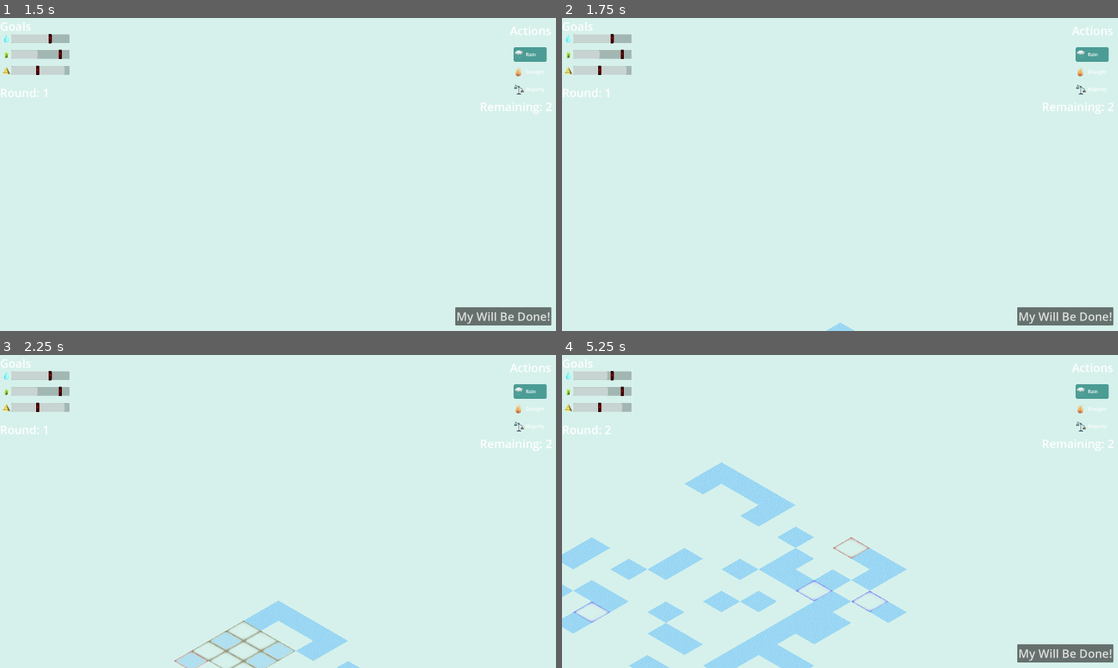
Above: before the commit, frames 1-4 (two rows, left to right).
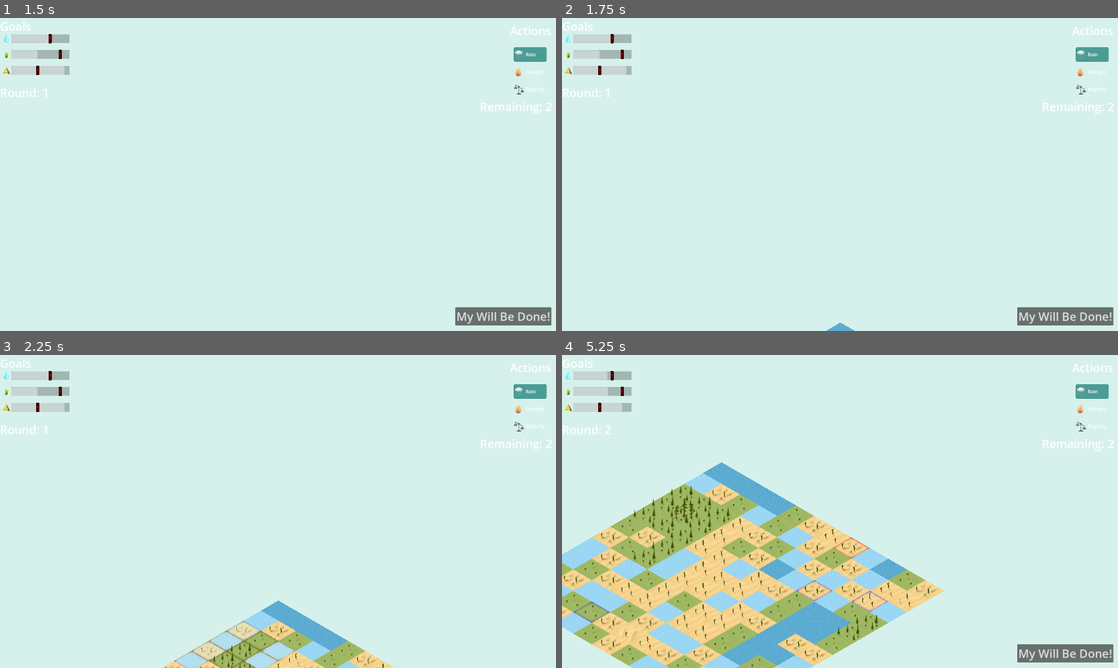
Above: after the commit, the same moments.

Repository: matouseek/game_jam_24
Game: Godot game, scene res://scenes/menu.tscn
Same seed, same stepped clock (60 frames per second), same inputs: the game is played once before the commit and once after it. The engine's default icon, where the game draws it, is replaced by a stand-in: a white triangle on a blue panel in a dark square.
Inputs (mouse positions are in pixels of both pictures, inside the frame that each line leads up to):
- Up to frame 1 (1.5 s): click "PLAY" at 0.5 s; click "My Will Be Done!" at 1.25 s
- Up to frame 2 (1.75 s): no input
- Up to frame 3 (2.25 s): click "My Will Be Done!" at 2 s
- Up to frame 4 (5.25 s): tap Enter (ui_accept) at 2.75, 3.02, 3.77 s; move the mouse to (962, 495) at 2.77 s; press the mouse at (962, 495) at 2.78 s; hold D (right) 2.78-3.53 s; move the mouse to (728, 527) at 3.52 s; release the mouse at (728, 527) at 3.53 s; hold S (down) 3.53-4.28 s; tap U (undo) at 3.6 s; move the mouse to (895, 442) at 4.27 s; hold D (right) 4.28-5.03 s; hold Mouse wheel up (zoom_in) 4.28-5.03 s; move the mouse to (812, 574) at 5.02 s; hold W (up) from 5.03 s (still down); tap Mouse wheel down (zoom_out) at 5.1 s

Frame 1 is identical in both runs. In frame 2, less than 0.1% of the frame differs, in the area x 47-53%, y 97-100%; in frame 3, 3.2%; in frame 4, 23%, in the area x 0-69%, y 34-100%.
Error before the commit: Invalid access to property or key 'texture' on a base object of type 'null instance'. (res://scripts/environment.gd:163)

Commit message:
Implement tier rendering

Diff:
--- a/scripts/environment.gd
+++ b/scripts/environment.gd
@@ -1,6 +1,10 @@
 extends Node2D
 
 const ENV_SIZE: int = 12
+
+
+var type_modulo : int = 10
+var tier_modulo : int = 3
 
 var fuck_up_effects : Array[PlacedEffect] = []
 var used_effects : Array[PlacedEffect] = []
@@ -112,11 +116,12 @@
 #			if (j== ENV_SIZE-1 and i == ENV_SIZE-1): terrain[i][j] = -1
 #			elif (j == ENV_SIZE-1 or i == ENV_SIZE-1): terrain[i][j] = 2
 #			else : terrain[i][j] = randi_range(0,1)
+	update_tiers()
 
 func render_map() -> void:
 	for i in range(ENV_SIZE):
 		for j in range(ENV_SIZE):
-			$TileMapLayer.set_cell(Vector2i(i,j),terrain[i][j].type,Vector2i(0,0))
+			$TileMapLayer.set_cell(Vector2i(i,j),get_tile_source_id(terrain[i][j]),Vector2i(0,0))
 
 func reset_effects() -> void:
 	used_effects = []
@@ -185,7 +190,7 @@
 func tween_in_tile(coord: Vector2i) -> void:
 	var tilemaplayer: TileMapLayer = $TileMapLayer
 
-	var source: TileSetAtlasSource = tilemaplayer.tile_set.get_source(terrain[coord.x][coord.y].type) as TileSetAtlasSource
+	var source: TileSetAtlasSource = tilemaplayer.tile_set.get_source(get_tile_source_id(terrain[coord.x][coord.y])) as TileSetAtlasSource
 
 	var img: Image = source.texture.get_image()
 
@@ -205,7 +210,7 @@
 	tween.parallel().tween_property($SpriteToTween, "scale", Vector2(1,1), 0.5).set_trans(Tween.TRANS_SPRING)
 	tween.parallel().tween_property($SpriteToTween, "modulate:a", 1, 0.5).set_ease(Tween.EASE_IN_OUT)
 	tween.tween_callback($SpriteToTween.queue_free)
-	tween.tween_callback($TileMapLayer.set_cell.bind(Vector2i(0,0)).bind(terrain[coord.x][coord.y].type).bind(coord))
+	tween.tween_callback($TileMapLayer.set_cell.bind(Vector2i(0,0)).bind(get_tile_source_id(terrain[coord.x][coord.y])).bind(coord))
 	sprite.name = "TweeningSprite"
 
 func test_print_board():
@@ -239,3 +244,6 @@
 		terrain[coord.x][coord.y].tier = G.TileTier.MEDIUM
 	else:
 		terrain[coord.x][coord.y].tier = G.TileTier.HIGH
+
+func get_tile_source_id(tile : WorldTile) -> int:
+	return tile.type * type_modulo + tile.tier * tier_modulo
--- a/scripts/game_manager.gd
+++ b/scripts/game_manager.gd
@@ -83,6 +83,9 @@
 	if not env.fuck_up_effects.is_empty():
 		env.tween_tilemap(terrain_copy, env.terrain)
 		await get_tree().create_timer(2.0).timeout
+
+	env.update_tiers()
+	env.render_map()
 
 	env.calc_distribution()
 	update_round_count()
